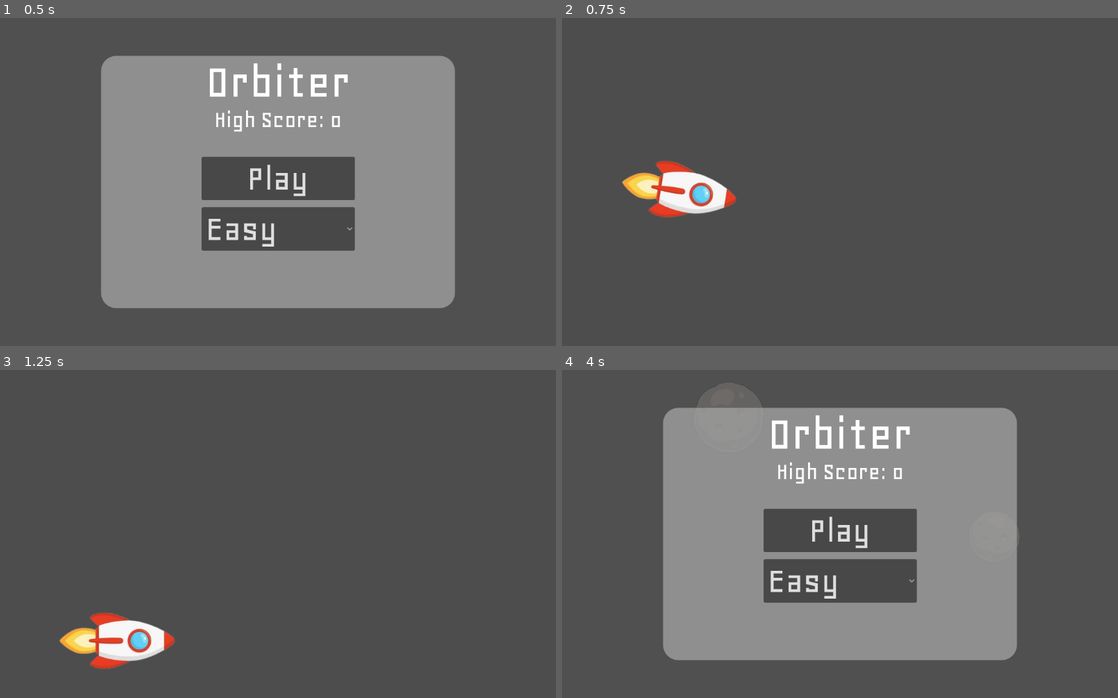
Above: before the commit, frames 1-4 (two rows, left to right).
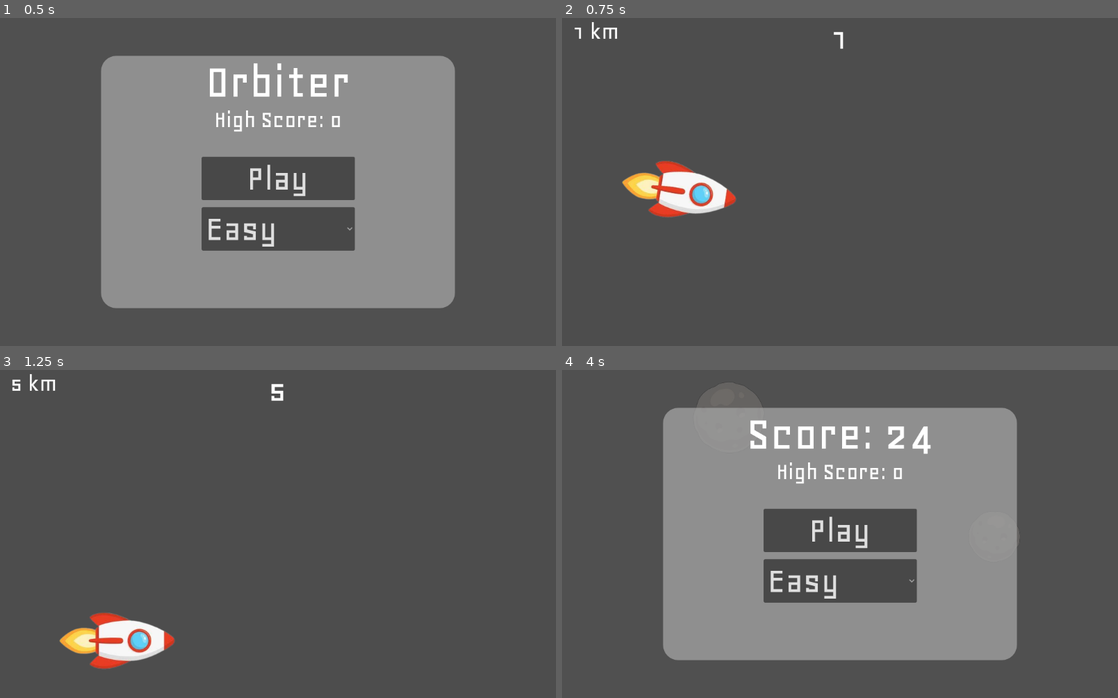
Above: after the commit, the same moments.

Repository: ZYX-2727/Orbiter
Game: Godot game, scene res://scenes/main.tscn
Two runs of this game, one before a commit and one after it. Both use one fixed random seed, a clock stepped at 60 frames per second and the inputs below.
Inputs:
- Up to frame 1 (0.5 s): no input
- Up to frame 2 (0.75 s): click "Play" at 0.5 s
- Up to frame 3 (1.25 s): no input
- Up to frame 4 (4 s): hold Up (up) from 1.28 s (still down)

Frame 1 is identical in both runs. In frame 2, 0.2% of the frame differs, in the area x 2-51%, y 1-10%; in frame 3, 0.2%; in frame 4, 1.3%, in the area x 33-67%, y 13-26%.

Commit message:
add scoring (non-highscore)

Diff:
--- /dev/null
+++ b/scenes/hud.tscn
@@ -0,0 +1,33 @@
+[gd_scene format=3 uid="uid://dqbsup6t2es2"]
+
+[ext_resource type="FontFile" uid="uid://b2muai3i6vj2y" path="res://assets/Geo-Regular.ttf" id="1_ahhtf"]
+
+[node name="HUD" type="CanvasLayer" unique_id=1192200779]
+
+[node name="Screen" type="ColorRect" parent="." unique_id=1580700331]
+offset_right = 1100.0
+offset_bottom = 650.0
+color = Color(1, 1, 1, 0)
+
+[node name="Score" type="Label" parent="Screen" unique_id=1390975104]
+layout_mode = 1
+anchors_preset = 5
+anchor_left = 0.5
+anchor_right = 0.5
+offset_left = -20.0
+offset_right = 20.0
+offset_bottom = 78.0
+grow_horizontal = 2
+theme_override_fonts/font = ExtResource("1_ahhtf")
+theme_override_font_sizes/font_size = 75
+text = "0"
+
+[node name="Distance" type="Label" parent="Screen" unique_id=2092731676]
+layout_mode = 1
+anchors_preset = -1
+offset_left = 20.0
+offset_right = 40.0
+offset_bottom = 78.0
+theme_override_fonts/font = ExtResource("1_ahhtf")
+theme_override_font_sizes/font_size = 50
+text = "0km"
--- a/scenes/main.tscn
+++ b/scenes/main.tscn
@@ -1,6 +1,7 @@
 [gd_scene format=3 uid="uid://b3fxsaoywlfvi"]
 
 [ext_resource type="Script" uid="uid://d1rmjdfox838f" path="res://scripts/main.gd" id="1_0wfyh"]
+[ext_resource type="PackedScene" uid="uid://dqbsup6t2es2" path="res://scenes/hud.tscn" id="2_sugp2"]
 [ext_resource type="PackedScene" uid="uid://b1d8oy20j5d1r" path="res://scenes/menu.tscn" id="3_sugp2"]
 
 [sub_resource type="RectangleShape2D" id="RectangleShape2D_o5qli"]
@@ -25,4 +26,6 @@
 position = Vector2(516, 658)
 shape = SubResource("RectangleShape2D_o5qli")
 
+[node name="HUD" parent="." unique_id=1192200779 instance=ExtResource("2_sugp2")]
+
 [node name="Menu" parent="." unique_id=686618189 instance=ExtResource("3_sugp2")]
--- a/scripts/main.gd
+++ b/scripts/main.gd
@@ -6,6 +6,12 @@
 var player_pre: PackedScene
 var playing: bool = false
 
+var score: int = 0
+#const SCORE_MULT: float = 1000
+var asteroids_destroyed: int = 0
+var distance: float #In km
+const SPEED: float = 7.66 #km/s
+
 # Called when the node enters the scene tree for the first time.
 func _ready() -> void:
 	asteroid_pre = preload("res://scenes/asteroid.tscn")
@@ -13,6 +19,7 @@
 	EventBus.connect("death", _on_death)
 	EventBus.connect("start", _on_start)
 	$Menu.z_index = 1000
+	$HUD.hide()
 
 
 # Called every frame. 'delta' is the elapsed time since the previous frame.
@@ -23,15 +30,31 @@
 		var new_asteroid = asteroid_pre.instantiate()
 		new_asteroid.position = Vector2(1200, randi_range(50, 600))
 		add_child(new_asteroid)
+	if playing:
+		distance += delta * SPEED
+		$HUD/Screen/Distance.text = str(int(round(distance))) + " km"
+
+		score = distance + asteroids_destroyed * 10
+		$HUD/Screen/Score.text = str(score)
 
 
 func _on_death() -> void:
 	playing = false
+
+	#Display
+	$HUD.hide()
 	$Menu.show()
+	$Menu/Panel/Score.text = "Score: " + str(score)
+
+	#Cleanup vars
+	score = 0
+	distance = 0
+	asteroids_destroyed = 0
 
 
 func _on_start(_difficulty: int) -> void:
 	playing = true
+	$HUD.show()
 	var new_player = player_pre.instantiate()
 	new_player.position = Vector2(231, 325)
 	add_child(new_player)
